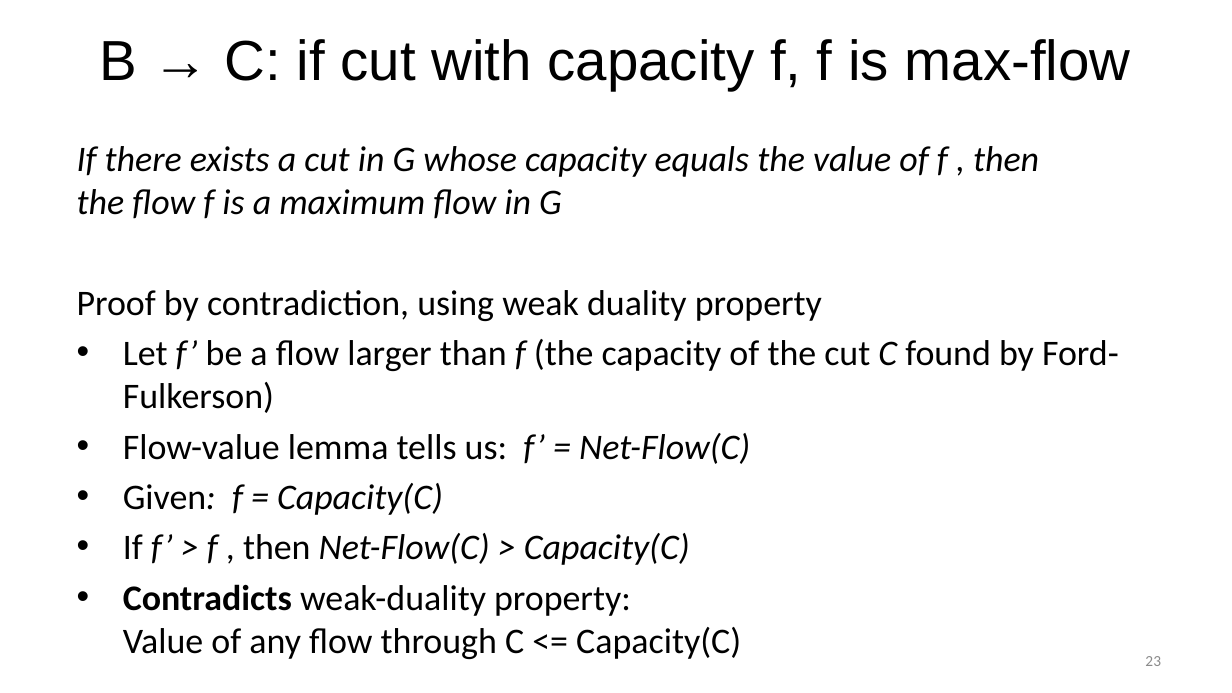
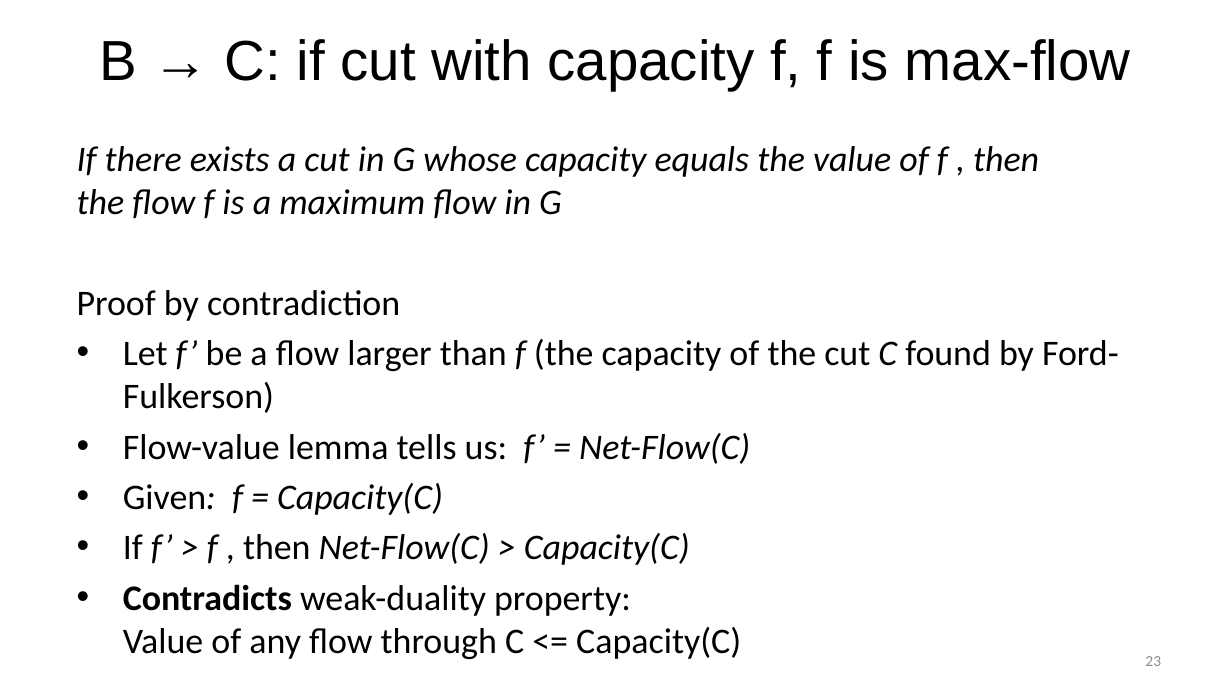
Before and after one commit to uva-cs/cs4102-f21, a slide deck: slide 23 of slides/Maxcut-Minflow-f21.pptx. Drawn at 1232x693 pixels with LibreOffice and Linux fonts; fonts in the diff are those of the drawing. Boxes give left, top, right and bottom in pixels: in the first picture for what was removed or moved away, otherwise in the second. Text is boxed around its words. In the diff, an @@ line names an element or a change of style, - is before the commit and + after.

Commit message:
another tweak to maxcut minflow slides

```diff
--- a/slides/Maxcut-Minflow-f21.pptx
+++ b/slides/Maxcut-Minflow-f21.pptx
@@ text at bbox=[77, 290, 400, 321]: text changed @@
-Proof by contradiction, using weak duality property
+Proof by contradiction
```
Also in this commit, not shown: 1 other file.
